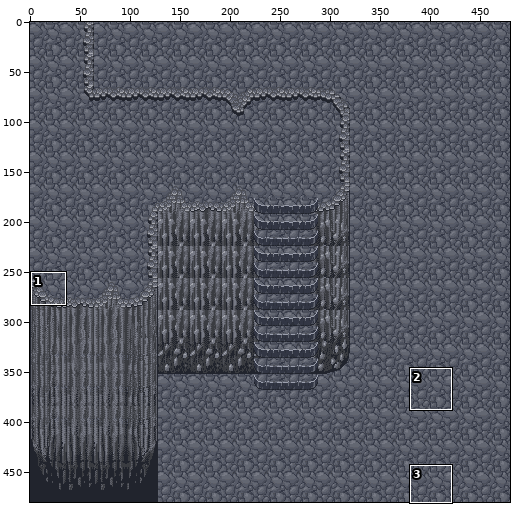
Sprite sheet -- tileset/terrain/stone/preview.png. The first picture is a wide view before the edit; the outline marks the close-up.
Close-up. Before the edit:
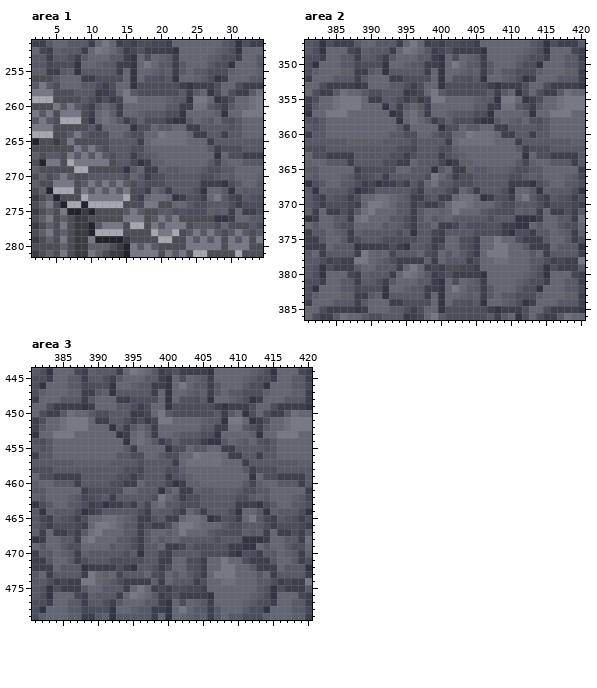
The file is 480x480 pixels. Colours within 5 levels of each other are drawn and written as one. Shown: area 1: x 2..34, y 251..281; area 2: x 381..420, y 347..386; area 3: x 381..420, y 444..479. The commit also changed other parts of the picture, which this record leaves out.
The same view after the edit:
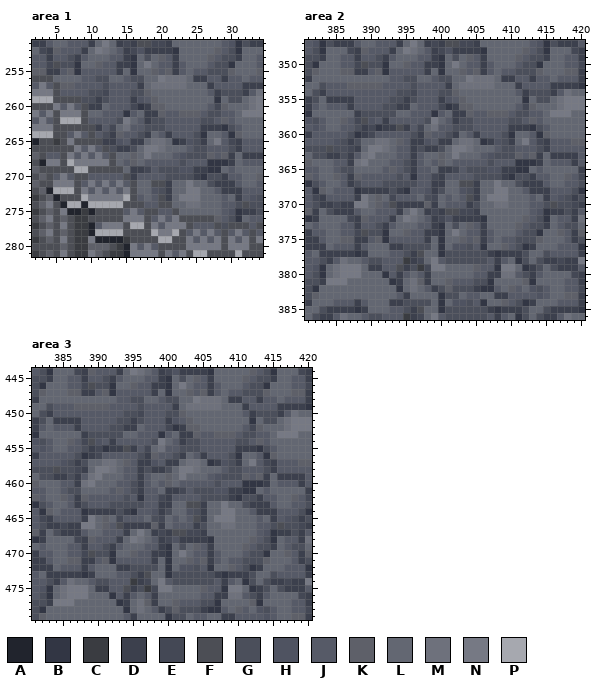
Palette (. is transparent): A #21242d  B #323644  C #3a3c41  D #3c404d  E #444855  F #4c4e55  G #4b4f5b  H #4f5361  J #565a67  K #5e6069  L #636772  M #6e717c  N #767984  P #a6a8af
Diff:
Changed rows in their new state; - is an unchanged pixel.
Area 1:
first column x 5:
256 L---JJ--LLJGGLLNMMM-DDJJ-JJ
257 -KKJ--JGJJJJDLMMMMMLLL-JJJJ
258 -JJ--GGEJJJG-KLLLLLLL-JDG-G
259 ----GG--JJJDHJK-LLLLLL--L-G
260 ------D--JJEBDKKLLLLLL-EKL-
261 -----L-JJJBJLDDKJJKKKJGGJJ-
262 -----JJJJGNLJD--JJJ-JGGJKJL
263 -----F-JE-MJJ-GG-JJJJDDDBG-
264 ------J-DK-J-D-JDJJJGBLLJBK
265 -------DDH-D----LBDHGDLN-ED
266 --------GDD-LNNM---JGG-JJ-D
267 ---------LLKLNL--JHGGGKJKDL
268 ---------L-KLJJJJJGJJJBBBD-
269 ----------LDDEJGGGHHDDBBL--
270 -----------D-JJJGGGGDB-GD-J
271 ------------LLFFDLLNLLG-DD-
272 ------------LLHG-LLNNL-JDDD
273 ------------J-JFDLNNNL-L-L-
274 -------------JJ----MMLLL-JG
275 ------------------LLLLLLJHB
276 -----------------------KJGB
277 ------------------------G--
Area 2:
first column x 384:
352 -LLLLL---JJ--LLJGGLLNMMM-DDJJ-JJ
353 JJJKKKKKJ--JGJJJJDLMMMMMLLL-JJJJ
354 J-JJJ-JJ--GGEJJJG-KLLLLLLL-JDG-G
355 DDDDJJJJ-GG--JJJDHJK-LLLLLL--L-G
356 JJJDJJJJGG-D--JJEBDKKLLLLLL-EKL-
357 LLL-DGGGGGL-JJJBJLDDKJJKKKJGGJJ-
358 --KJEFHJDJJJJJGNLJD--JJJ-JGGJKJL
359 --JJGDEBDDF-JE-MJJ-GG-JJJJDDDBG-
360 JJJGBDEJJ--J-DK-J-D-JDJJJGBLLJBK
361 -HGDGLLMMLK-DDH-D----LBDHGDLN-ED
362 FGGEDLNNMLJJDGDD-LNNM---JGG-JJ-D
363 --G--MNLLLJJD-LLKLNL--JHGGGKJKDL
364 L---MNLLLJJGD-L-KLJJJJJGJJJBBBD-
365 -JGGLLLLJKJGD--LDDEJGGGHHDDBBL--
366 -KJDKJJ-J-G-B-JED-JJJGGGGDB-GD-J
367 ---D-JJJGGGGGJJDDLLFFDLLNLLG-DD-
368 L--J--DDDGDBJJHDGLLHG-LLNNL-JDDD
369 -JJJDN-KLEJ-JLGELJ-JFDLNNNL-L-L-
370 DEDDNNLKJFDD-DK-LJJJDG--MMLLL-JG
371 G-D--LLJJJDLNLDEDFFEEDLLLLLLLJHB
372 -LLEDKJJJDLNMLJDEHDDDDBLLLLLKJGB
373 -LJJDJJGDJLLL--DBLGLKJDLLLLKJGGD
374 -L-JEFGGBLLKJ-DDBLNL-JDJLLLJ-GBL
375 --KKDD-KBJJJJ-DLB--KJKDJLJJ-GGKL
376 ----DJLLLD-GGGGLB-H--JB-LKJGB-LL
377 DDDDBD-L-J-GDFLLBGGGGGGDBDDDGL-G
378 -JMLLJGG-JJC-ELNJGGGG-GJDJ-BGLGD
379 LMNNN-DD--FDGCENNLLLLKJJBNN-BDGL
380 -MNNNLLLBJDJLJDLLLLLLJJDDMMJGDJL
381 NNNLLLLLLBD-MKDLLKJJJGGB---LKBLL
382 --LLLLLLL-BLMLJ-GKGGGDBBJ-K-LHGJ
383 --LLLLLLLL-DLLL--GGL-JLLDD-JJJHJ
Area 3:
first column x 384:
448 -LLLLL---JJ--LLJGGLLNMMM-DDJJ-JJ
449 JJJKKKKKJ--JGJJJJDLMMMMMLLL-JJJJ
450 J-JJJ-JJ--GGEJJJG-KLLLLLLL-JDG-G
451 DDDDJJJJ-GG--JJJDHJK-LLLLLL--L-G
452 JJJDJJJJGG-D--JJEBDKKLLLLLL-EKL-
453 LLL-DGGGGGL-JJJBJLDDKJJKKKJGGJJ-
454 --KJEFHJDJJJJJGNLJD--JJJ-JGGJKJL
455 --JJGDEBDDF-JE-MJJ-GG-JJJJDDDBG-
456 JJJGBDEJJ--J-DK-J-D-JDJJJGBLLJBK
457 -HGDGLLMMLK-DDH-D----LBDHGDLN-ED
458 FGGEDLNNMLJJDGDD-LNNM---JGG-JJ-D
459 --G--MNLLLJJD-LLKLNL--JHGGGKJKDL
460 L---MNLLLJJGD-L-KLJJJJJGJJJBBBD-
461 -JGGLLLLJKJGD--LDDEJGGGHHDDBBL--
462 -KJDKJJ-J-G-B-JED-JJJGGGGDB-GD-J
463 ---D-JJJGGGGGJJDDLLFFDLLNLLG-DD-
464 L--J--DDDGDBJJHDGLLHG-LLNNL-JDDD
465 -JJJDN-KLEJ-JLGELJ-JFDLNNNL-L-L-
466 DEDDNNLKJFDD-DK-LJJJDG--MMLLL-JG
467 G-D--LLJJJDLNLDEDFFEEDLLLLLLLJHB
468 -LLEDKJJJDLNMLJDEHDDDDBLLLLLKJGB
469 -LJJDJJGDJLLL--DBLGLKJDLLLLKJGGD
470 -L-JEFGGBLLKJ-DDBLNL-JDJLLLJ-GBL
471 --KKDD-KBJJJJ-DLB--KJKDJLJJ-GGKL
472 ----DJLLLD-GGGGLB-H--JB-LKJGB-LL
473 DDDDBD-L-J-GDFLLBGGGGGGDBDDDGL-G
474 -JMLLJGG-JJC-ELNJGGGG-GJDJ-BGLGD
475 LMNNN-DD--FDGCENNLLLLKJJBNN-BDGL
476 -MNNNLLLBJDJLJDLLLLLLJJDDMMJGDJL
477 NNNLLLLLLBD-MKDLLKJJJGGB---LKBLL
478 --LLLLLLL-BLMLJ-GKGGGDBBJ-K-LHGJ
479 --LLLLLLLL-DLLL--GGL-JLLDD-JJJHJ
Where, in picture pixels (left, top, right, bottom), the same in both close-ups:
changed: (53, 75, 242, 229)
changed: (326, 75, 550, 299)
changed: (53, 396, 277, 620)
